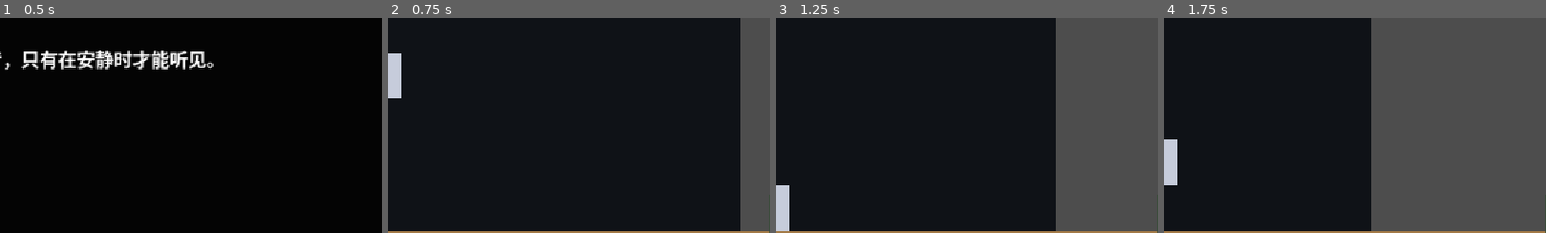
Above: before the commit, frames 1-4 (left to right).
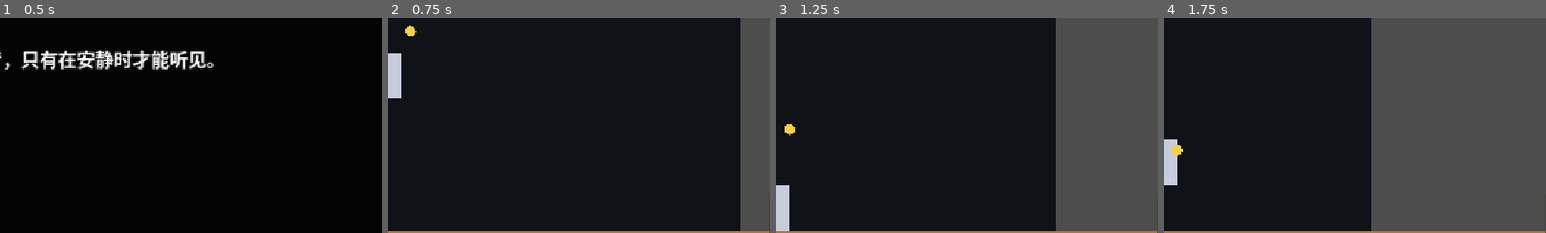
Above: after the commit, the same moments.

Repository: wenshuchuan0101-lab/A-Gift-for-the-land
Game: Godot game, scene res://Opening.tscn
The game is run twice, just before and just after one commit, with the same random seed, the same clock (stepped at 60 frames per second) and the same inputs.
Inputs (mouse positions are % of the whole screen's width and height, from its top left):
- Up to frame 1 (0.5 s): no input
- Up to frame 2 (0.75 s): tap Enter at 0.5 s; move the mouse to (72, 45) at 0.52 s; hold D (move_right) from 0.53 s (still down); click (72, 45) at 0.67 s
- Up to frame 3 (1.25 s): keep holding D (move_right); tap Space (jump) at 0.77 s
- Up to frame 4 (1.75 s): keep holding D (move_right); move the mouse to (30, 55) at 1.27 s; tap Space (jump) at 1.52 s
The pictures show only the part of the screen within x 40-90%, y 40-90%; the shares and areas given below are measured in that part.

Frame 1 is identical in both runs. In frame 2, 0.1% of the frame differs, in the area x 4-8%, y 3-9%; in frame 3, 0.1%; in frame 4, 0.1%, in the area x 2-5%, y 59-64%.

Commit message:
实现种子基础跟随

Diff:
--- a/Demo_Level.tscn
+++ b/Demo_Level.tscn
@@ -1,6 +1,7 @@
-[gd_scene load_steps=4 format=3]
+[gd_scene load_steps=5 format=3]
 
 [ext_resource type="PackedScene" path="res://Player.tscn" id="1_player"]
+[ext_resource type="PackedScene" path="res://Seed.tscn" id="2_seed"]
 
 [sub_resource type="RectangleShape2D" id="RectangleShape2D_ground"]
 size = Vector2(2200, 80)
@@ -41,6 +42,11 @@
 position = Vector2(576, 300)
 
 [node name="Player" parent="PlayerSpawn" instance=ExtResource("1_player")]
+
+[node name="Seed" parent="." instance=ExtResource("2_seed")]
+player_path = NodePath("../PlayerSpawn/Player")
+follow_offset = Vector2(60, -50)
+follow_speed = 5.0
 
 [node name="MobileControls" type="CanvasLayer" parent="."]
 layer = 10
--- /dev/null
+++ b/Seed.tscn
@@ -0,0 +1,10 @@
+[gd_scene load_steps=2 format=3]
+
+[ext_resource type="Script" path="res://seed.gd" id="1_seed"]
+
+[node name="Seed" type="Node2D"]
+script = ExtResource("1_seed")
+
+[node name="Visual" type="Polygon2D" parent="."]
+polygon = PackedVector2Array(8, 0, 7.391, 3.061, 5.657, 5.657, 3.061, 7.391, 0, 8, -3.061, 7.391, -5.657, 5.657, -7.391, 3.061, -8, 0, -7.391, -3.061, -5.657, -5.657, -3.061, -7.391, 0, -8, 3.061, -7.391, 5.657, -5.657, 7.391, -3.061)
+color = Color(0.96, 0.82, 0.24, 1)
--- /dev/null
+++ b/seed.gd
@@ -0,0 +1,22 @@
+extends Node2D
+
+@export var player_path: NodePath
+@export var follow_offset: Vector2 = Vector2(60, -50)
+@export var follow_speed: float = 5.0
+
+var player: Node2D
+
+
+func _ready() -> void:
+	player = get_node_or_null(player_path) as Node2D
+	if player != null:
+		global_position = player.global_position + follow_offset
+
+
+func _process(delta: float) -> void:
+	if player == null:
+		return
+
+	var target_position := player.global_position + follow_offset
+	var weight := clampf(follow_speed * delta, 0.0, 1.0)
+	global_position = global_position.lerp(target_position, weight)
Not shown, added: seed.gd.uid
